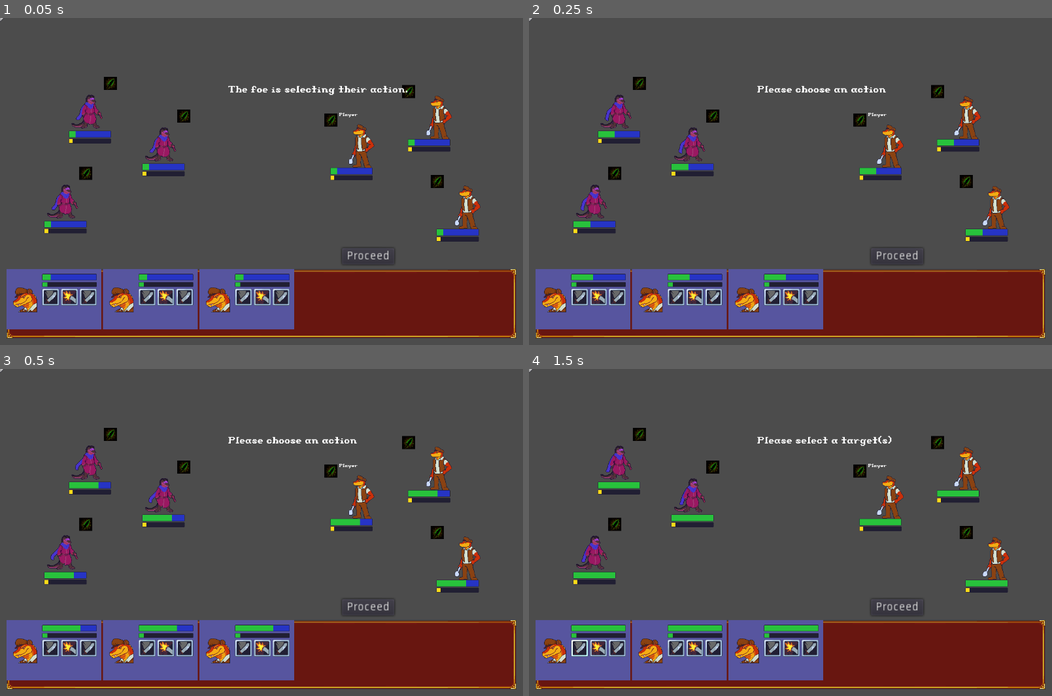
Above: before the commit, frames 1-4 (two rows, left to right).
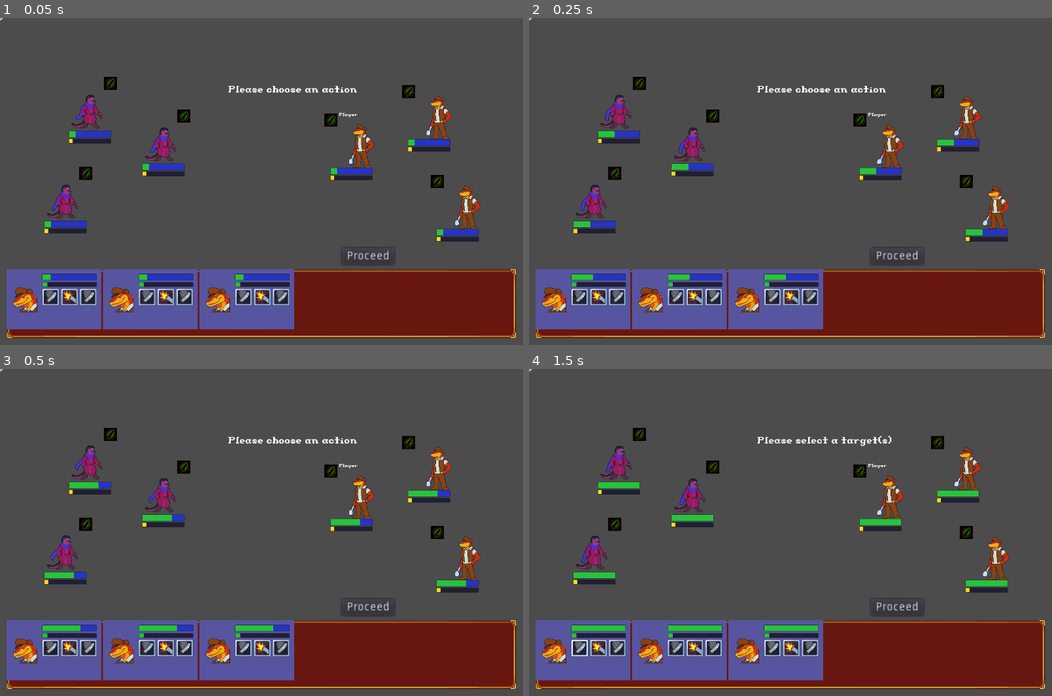
Above: after the commit, the same moments.

Repository: Introdile/SenRPG
Game: Godot game, scene res://Battle/Battle.tscn
Two runs of this game, one before a commit and one after it. Both use one fixed random seed, a clock stepped at 60 frames per second and the inputs below.
Inputs (mouse positions are in pixels of both pictures, inside the frame that each line leads up to):
- Up to frame 1 (0.05 s): no input
- Up to frame 2 (0.25 s): no input
- Up to frame 3 (0.5 s): no input
- Up to frame 4 (1.5 s): click "Proceed" at 0.5 s; click (581, 646) at 1.27 s

The runs differ from the first frame. In frame 1, 0.3% of the frame differs, in the area x 43-78%, y 20-24%; in frame 2, nothing differs; in frame 3, nothing differs; in frame 4, nothing differs.
Error before the commit: Invalid get index 'name' (on base: 'Nil'). (res://Battle/Battle.gd:114)

Commit message:
more status effect work zzz
got status to load properly, started adding a way to show what status are on each character! not sure where to try add a tooltip now or later, it will help with debugging to see all the status effect info

Diff:
--- a/Battle/Battle.gd
+++ b/Battle/Battle.gd
@@ -96,25 +96,16 @@
 				i.character.current_health = i.character.base_health
 
 			battlers.front().character.active_effects.append(Global_DatabaseReader.status[1].duplicate())
-			for i in battlers:
-				if !i.character.active_effects.empty():
-					#i.character.active_effects[0].duration = 1
-					print(i.character.active_effects[0].statusName)
-				print(i.character.active_effects)
-
-			print("---")
-			print(Global_DatabaseReader.status[1])
-			print(Global_DatabaseReader.status[1].statusName)
 			changeState(battleState.FOE)
 		battleState.FOE:
 			sl = "The foe is selecting their action."
 			# CHOOSE THE FOE'S ACTION
 			for i in foes:
 				var foeTarget = battleFunc.getRandomBattler(ally)
-				print("Foe has chosen target " + foeTarget.name)
+#				print("Foe has chosen target " + foeTarget.name)
 				i.target.append(foeTarget)
 				i.action = Global_DatabaseReader.get_from_database(1,"ability")
-			print("foe has selected action " + foes[0].action["name"])
+#				print("foe has selected action " + foes[0].action["name"])
 			changeState(battleState.PLAN)
 		battleState.PLAN:
 
--- a/Battle/Battle.tscn
+++ b/Battle/Battle.tscn
@@ -14,7 +14,7 @@
 font_data = ExtResource( 4 )
 _sections_unfolded = [ "Extra Spacing", "Font", "Settings" ]
 
-[node name="Battle" type="Node" index="0"]
+[node name="Battle" type="Node"]
 
 script = ExtResource( 1 )
 
--- a/Battle/Battler.gd
+++ b/Battle/Battler.gd
@@ -45,10 +45,13 @@
 onready var sprite = get_node("battlerSprite")
 onready var battlerAnim = get_node("battlerAnim")
 
-# bar variables
+# ui variables
 onready var hpBar = get_node("battlerInfo/healthBar")
 onready var adBar = get_node("battlerInfo/adrenalineBar")
 onready var damLabel = preload("res://Prefabs/floatLabel.tscn")
+
+onready var statusCont = get_node("battlerInfo/statusContainer")
+onready var statusIcon = preload("res://Battle/UI/statusIcon.tscn")
 
 # positions
 onready var front = get_node("positions/front")
@@ -235,6 +238,24 @@
 #	print(str(n.position))
 	add_child(n)
 
+func emit_damage():
+	if !damageStack.empty():
+		emit_signal("deal_damage", self, target[0], damageStack.front())
+		damageStack.pop_front()
+
+func add_status_effect(id):
+	if id > Global_DatabaseReader.status.size() or id < 0:
+		print("Status ID " + str(id) + " not found!")
+		return
+	var newStatus = Global_DatabaseReader.status[id].duplicate()
+	character.active_effects.append(newStatus)
+
+	var newIcon = statusIcon.new()
+	newIcon.statusRef = newStatus
+	newIcon.set_icon(newStatus.icon)
+	statusCont.add_child(newIcon)
+
+
 func _on_tween_complete(object, key):
 	activetween.queue_free()
 	if !animationStack.empty():
@@ -258,11 +279,6 @@
 	if anim_name == "hurt":
 		battlerAnim.play("idle")
 
-func emit_damage():
-	if !damageStack.empty():
-		emit_signal("deal_damage", self, target[0], damageStack.front())
-		damageStack.pop_front()
-
 func _on_battlerArea_input_event(viewport, event, shape_idx):
 	if event is InputEventMouseMotion:
 		emit_signal("interacted",self,"hover")
--- a/Battle/Battler.tscn
+++ b/Battle/Battler.tscn
@@ -1,9 +1,10 @@
-[gd_scene load_steps=9 format=2]
+[gd_scene load_steps=10 format=2]
 
 [ext_resource path="res://Battle/Battler.gd" type="Script" id=1]
 [ext_resource path="res://Assets/BattlerSprites/magra_explorerTEMP.png" type="Texture" id=2]
 [ext_resource path="res://Assets/AbilityIcons/enchant-acid-1.png" type="Texture" id=3]
 [ext_resource path="res://Prefabs/progressBar.tscn" type="PackedScene" id=4]
+[ext_resource path="res://Battle/UI/statusIcon.tscn" type="PackedScene" id=5]
 
 [sub_resource type="RectangleShape2D" id=1]
 
@@ -80,7 +81,7 @@
 "values": [ 0, 1, 2, 3, 4, 5, 6, 7 ]
 }
 
-[node name="Battler" type="Node2D" groups=[
+[node name="Battler" type="Node2D" index="0" groups=[
 "battler",
 ]]
 
@@ -160,8 +161,29 @@
 gain_color = Color( 0, 0.765625, 1, 1 )
 lose_color = Color( 1, 0.368134, 0.199219, 1 )
 
+[node name="statusContainer" type="GridContainer" parent="battlerInfo" index="2"]
+
+anchor_left = 0.0
+anchor_top = 0.0
+anchor_right = 0.0
+anchor_bottom = 0.0
+margin_left = -51.0
+margin_top = 90.0
+margin_right = 52.0
+margin_bottom = 130.0
+rect_pivot_offset = Vector2( 0, 0 )
+rect_clip_content = false
+mouse_filter = 1
+mouse_default_cursor_shape = 0
+size_flags_horizontal = 1
+size_flags_vertical = 1
+columns = 1
+
+[node name="statusIcon" parent="battlerInfo/statusContainer" index="0" instance=ExtResource( 5 )]
+
 [node name="positions" type="Node2D" parent="." index="5"]
 
+editor/display_folded = true
 _sections_unfolded = [ "Transform" ]
 
 [node name="front" type="Position2D" parent="positions" index="0"]
--- /dev/null
+++ b/Battle/UI/statusIcon.gd
@@ -0,0 +1,12 @@
+extends TextureRect
+
+var statusRef
+
+func _ready():
+	if statusRef == null:
+		self.queue_free()
+		print("No status info set, I'm outta here!")
+
+func set_icon(id):
+	var new_rect = cf.id_to_grid(id,16,16)
+	texture.region = new_rect
--- /dev/null
+++ b/Battle/UI/statusIcon.tscn
@@ -0,0 +1,51 @@
+[gd_scene load_steps=5 format=2]
+
+[ext_resource path="res://Assets/statusIcons.png" type="Texture" id=1]
+[ext_resource path="res://Battle/UI/statusIcon.gd" type="Script" id=2]
+
+[sub_resource type="AtlasTexture" id=1]
+
+flags = 0
+atlas = ExtResource( 1 )
+region = Rect2( 0, 0, 16, 16 )
+margin = Rect2( 0, 0, 0, 0 )
+filter_clip = false
+
+[sub_resource type="RectangleShape2D" id=2]
+
+custom_solver_bias = 0.0
+extents = Vector2( 8, 8 )
+
+[node name="statusIcon" type="TextureRect"]
+
+anchor_left = 0.0
+anchor_top = 0.0
+anchor_right = 0.0
+anchor_bottom = 0.0
+margin_right = 16.0
+margin_bottom = 16.0
+rect_pivot_offset = Vector2( 0, 0 )
+rect_clip_content = false
+mouse_filter = 1
+mouse_default_cursor_shape = 0
+size_flags_horizontal = 1
+size_flags_vertical = 1
+texture = SubResource( 1 )
+stretch_mode = 3
+script = ExtResource( 2 )
+
+[node name="Area2D" type="Area2D" parent="." index="0"]
+
+position = Vector2( 9, 9 )
+input_pickable = true
+gravity_vec = Vector2( 0, 1 )
+gravity = 98.0
+linear_damp = 0.1
+angular_damp = 1.0
+audio_bus_override = false
+audio_bus_name = "Master"
+
+[node name="CollisionShape2D" type="CollisionShape2D" parent="Area2D" index="0"]
+
+position = Vector2( -1, -1 )
+shape = SubResource( 2 )
--- a/Database/Global_DatabaseReader.gd
+++ b/Database/Global_DatabaseReader.gd
@@ -35,7 +35,6 @@
 			"status":
 				var loadStatus = status_instance.new()
 				loadStatus.load_from_database(i)
-				print(loadStatus.name)
 				status.append(loadStatus)
 
 #		print("Loaded " + which + " of id " + str(i) + " ("+n["name"]+")")
--- a/Database/effectDatabase.json
+++ b/Database/effectDatabase.json
@@ -1,6 +1,7 @@
 {
 	"0": {
 		"name": "Test Effect",
+		"icon": 0,
 		"description": "Racks the body with dangerous prototype energy. %d",
 		"duration": 4,
 		"type": "DOT",
@@ -12,6 +13,31 @@
 	},
 	"1": {
 		"name": "Defense Down",
+		"icon": 1,
+		"description": "Defenses reduces by [color=blue]%d%%[/color].",
+		"duration": 4,
+		"type": "DEBUFF",
+		"can_stack": true,
+		"max_stacks": 4	,
+		"process": [
+			{ "change": "reduce", "stat": "defense", "power": 25 },
+		],
+	},
+	"2": {
+		"name": "Hemorrage",
+		"icon": 2,
+		"description": "Defenses reduces by [color=blue]%d%%[/color].",
+		"duration": 4,
+		"type": "DEBUFF",
+		"can_stack": true,
+		"max_stacks": 4	,
+		"process": [
+			{ "change": "reduce", "stat": "defense", "power": 25 },
+		],
+	},
+	"3": {
+		"name": "Kill Death",
+		"icon": 3,
 		"description": "Defenses reduces by [color=blue]%d%%[/color].",
 		"duration": 4,
 		"type": "DEBUFF",
--- a/Database/statusInstance.gd
+++ b/Database/statusInstance.gd
@@ -9,6 +9,9 @@
 }
 
 var database_raw
+
+var statusID = -1
+var statusIcon = -1
 
 var statusName = " "
 var statusDescription = " "
@@ -27,21 +30,22 @@
 	if database_raw == null:
 		print("No status found for ID " + str(id) + "!")
 
-		statusName = database_raw["name"]
-		name = statusName
-		statusDescription = database_raw["description"]
+	statusID = id
+	statusIcon = database_raw["icon"]
 
-		duration = database_raw["duration"]
-		match database_raw["type"]:
-			"DOT": type = DOT
-			"DEBUFF": type = DEBUFF
-			"BUFF": type = BUFF
-			"REGEN": type = REGEN
-			_:
-				print("Type not found: " + database_raw["type"] + "\nDefaulting to DOT")
-				type = DOT
-		canStack = database_raw["can_stack"]
-		maxStacks = database_raw["max_stacks"]
-		process = database_raw["process"]
+	statusName = database_raw["name"]
+	name = statusName
+	statusDescription = database_raw["description"]
 
-		print("Status \""+statusName+"\" loaded successfully. (hopefully!)")
+	duration = database_raw["duration"]
+	match database_raw["type"]:
+		"DOT": type = DOT
+		"DEBUFF": type = DEBUFF
+		"BUFF": type = BUFF
+		"REGEN": type = REGEN
+		_:
+			print("Type not found: " + database_raw["type"] + "\nDefaulting to DOT")
+			type = DOT
+	canStack = database_raw["can_stack"]
+	maxStacks = database_raw["max_stacks"]
+	process = database_raw["process"]
--- a/battleFunctions.gd
+++ b/battleFunctions.gd
@@ -51,7 +51,7 @@
 	# percent hostility is the current selected battlers hostility over the party's total hostility times 100
 	# randomly generate one of them
 	var randNum = randi() % 100
-	print(randNum)
+#	print(randNum)
 
 	var hostSum = 0.0
 	var lastValue = 0.0
Binary file added: Assets/statusIcons.aseprite
Binary file added: Assets/statusIcons.png
Not shown, added: Assets/statusIcons.png.import
